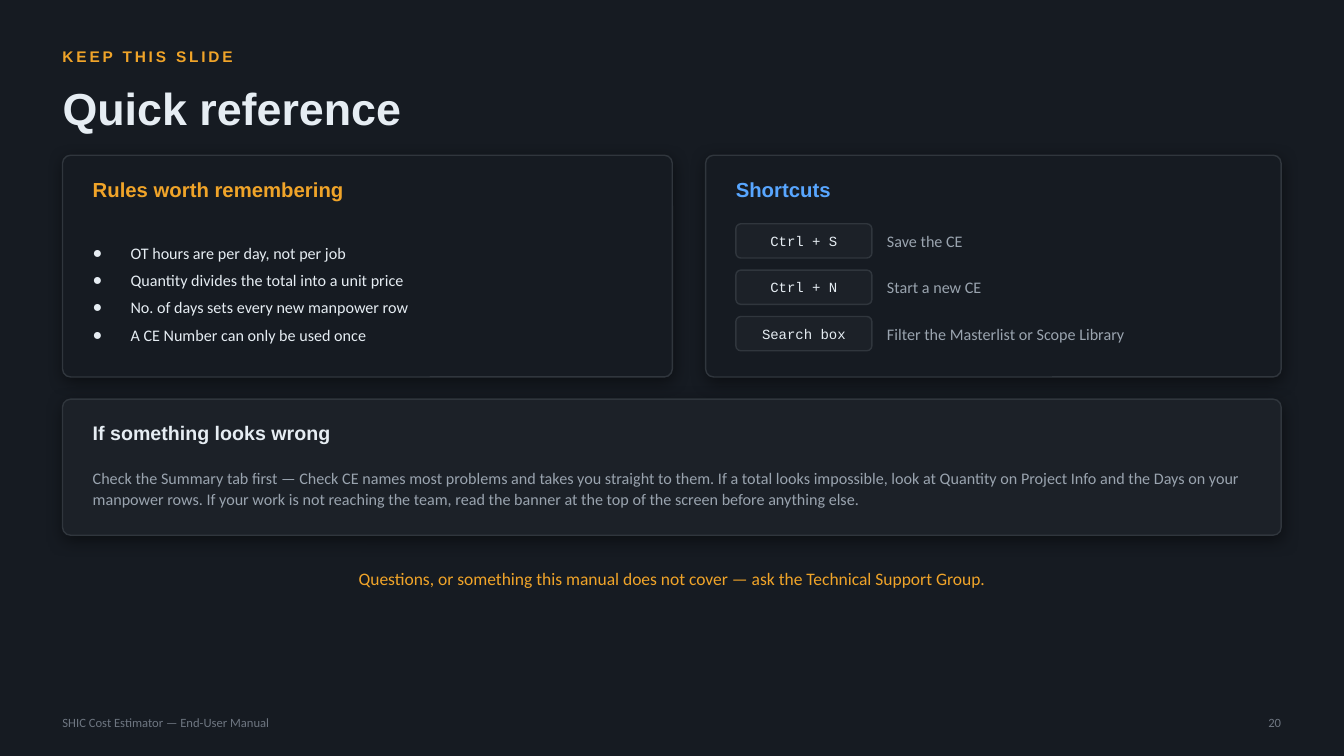
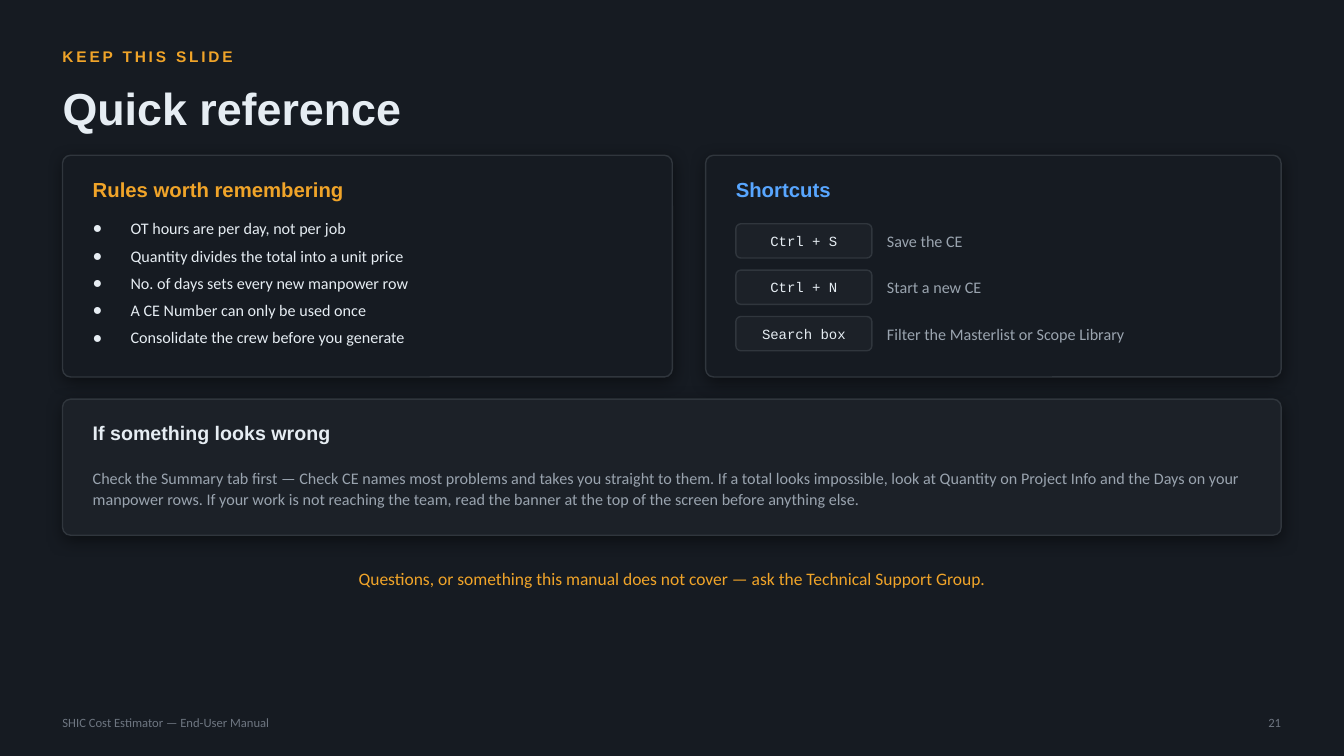
Before and after one commit to SYNERCORE/CostEstimation, a slide deck: slide 21 of docs/SHIC-Cost-Estimator-User-Manual.pptx (slide 20 before the commit). Drawn at 1344x756 pixels with LibreOffice and Linux fonts; fonts in the diff are those of the drawing. Boxes give left, top, right and bottom in pixels: in the first picture for what was removed or moved away, otherwise in the second. Text is boxed around its words. In the diff, an @@ line names an element or a change of style, - is before the commit and + after.

```diff
--- a/docs/SHIC-Cost-Estimator-User-Manual.pptx
+++ b/docs/SHIC-Cost-Estimator-User-Manual.pptx
@@ text "OT hours are per day, ..." at [131, 223, 408, 346]: vertical alignment middle to top @@
@@ text at [131, 332, 404, 346]: paragraph added @@
+● Consolidate the crew before you generate
@@ text at [1268, 719, 1281, 727]: text changed @@
-20
+21
```
Also in this commit, not shown: 14 other slides changed, 1 slide added.
